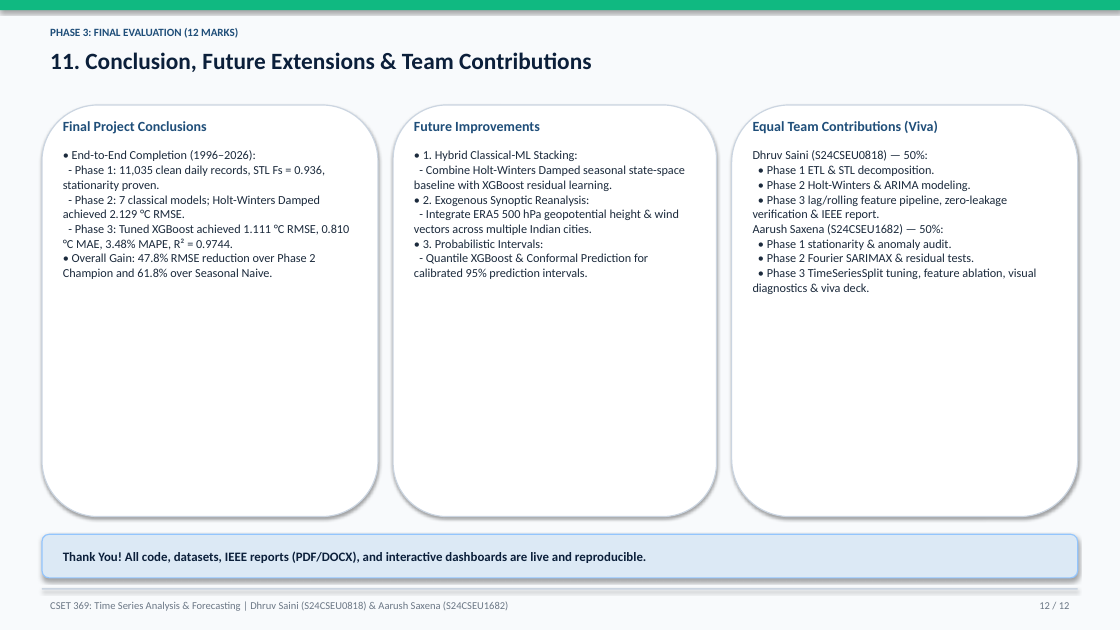
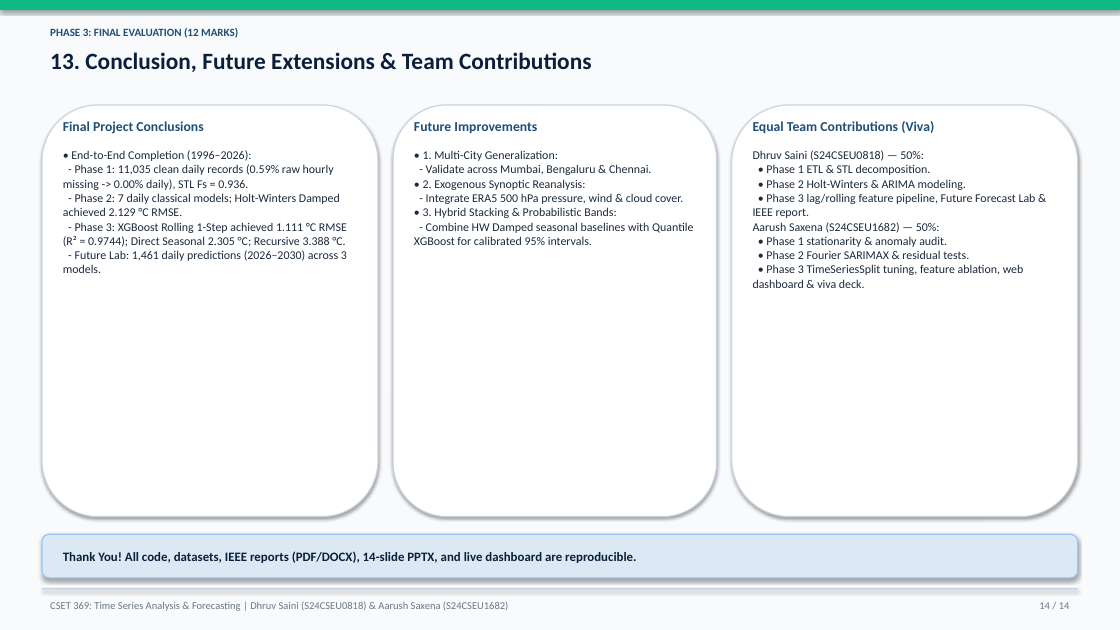
Before and after one commit to dhruvsaini-code/weather-forecasting, a slide deck: slide 14 of phase3_output/Phase3_Final_Presentation.pptx (slide 12 before the commit). Drawn at 1120x630 pixels with LibreOffice and Linux fonts; fonts in the diff are those of the drawing. Boxes give left, top, right and bottom in pixels: in the first picture for what was removed or moved away, otherwise in the second. Text is boxed around its words. In the diff, an @@ line names an element or a change of style, - is before the commit and + after.

Commit message:
docs(report-pptx): embed Future Forecast Lab charts and live dashboard screenshots into IEEE report (8 pages) and 14-slide PPTX

```diff
--- a/phase3_output/Phase3_Final_Presentation.pptx
+++ b/phase3_output/Phase3_Final_Presentation.pptx
@@ text at (x1=50, y1=52, x2=592, y2=72): text changed @@
-11. Conclusion, Future Extensions & Team Contributions
+13. Conclusion, Future Extensions & Team Contributions
@@ size 12 to 11.7 pt in 3 elements at (x1=63, y1=121, x2=203, y2=134), (x1=414, y1=122, x2=537, y2=133), (x1=753, y1=121, x2=934, y2=133) @@
@@ text at (x1=63, y1=164, x2=347, y2=273): text changed; size 10.5 to 10.2 pt @@
-- Phase 1: 11,035 clean daily records, STL Fs = 0.936, stationarity proven.
-- Phase 2: 7 classical models; Holt-Winters Damped achieved 2.129 °C RMSE.
-- Phase 3: Tuned XGBoost achieved 1.111 °C RMSE, 0.810 °C MAE, 3.48% MAPE, R² = 0.9744.
-• Overall Gain: 47.8% RMSE reduction over Phase 2 Champion and 61.8% over Seasonal Naive.
+- Phase 1: 11,035 clean daily records (0.59% raw hourly missing -> 0.00% daily), STL Fs = 0.936.
+- Phase 2: 7 daily classical models; Holt-Winters Damped achieved 2.129 °C RMSE.
+- Phase 3: XGBoost Rolling 1-Step achieved 1.111 °C RMSE (R² = 0.9744); Direct Seasonal 2.305 °C; Recursive 3.388 °C.
+- Future Lab: 1,461 daily predictions (2026–2030) across 3 models.
@@ text at (x1=71, y1=150, x2=252, y2=161): size 10.5 to 10.2 pt in "• End-to-End Completion (1996–2026):" @@
@@ text at (x1=423, y1=150, x2=651, y2=175): text changed; size 10.5 to 10.2 pt @@
-• 1. Hybrid Classical-ML Stacking:
-- Combine Holt-Winters Damped seasonal state-space baseline with XGBoost residual learning.
+• 1. Multi-City Generalization:
+- Validate across Mumbai, Bengaluru & Chennai.
@@ text at (x1=423, y1=179, x2=586, y2=190): size 10.5 to 10.2 pt in "• 2. Exogenous Synoptic Reanalysis:" @@
@@ text at (x1=753, y1=150, x2=969, y2=259): size 10.5 to 10.2 pt in "Dhruv Saini (S24CSEU0818) — 50%:", "• Phase 1 ETL & STL decomposition.", "• Phase 2 Holt-Winters & ARIMA modeling.", "Aarush Saxena (S24CSEU1682) — 50%:" and 2 more places @@
@@ text at (x1=414, y1=194, x2=693, y2=245): text changed; size 10.5 to 10.2 pt @@
-- Integrate ERA5 500 hPa geopotential height & wind vectors across multiple Indian cities.
-• 3. Probabilistic Intervals:
-- Quantile XGBoost & Conformal Prediction for calibrated 95% prediction intervals.
+- Integrate ERA5 500 hPa pressure, wind & cloud cover.
+• 3. Hybrid Stacking & Probabilistic Bands:
+- Combine HW Damped seasonal baselines with Quantile XGBoost for calibrated 95% intervals.
@@ text at (x1=753, y1=193, x2=1036, y2=218): text changed; size 10.5 to 10.2 pt @@
-• Phase 3 lag/rolling feature pipeline, zero-leakage verification & IEEE report.
+• Phase 3 lag/rolling feature pipeline, Future Forecast Lab & IEEE report.
@@ text at (x1=753, y1=264, x2=1024, y2=288): text changed; size 10.5 to 10.2 pt @@
-• Phase 3 TimeSeriesSplit tuning, feature ablation, visual diagnostics & viva deck.
+• Phase 3 TimeSeriesSplit tuning, feature ablation, web dashboard & viva deck.
@@ text at (x1=63, y1=551, x2=636, y2=563): text changed @@
-Thank You! All code, datasets, IEEE reports (PDF/DOCX), and interactive dashboards are live and reproducible.
+Thank You! All code, datasets, IEEE reports (PDF/DOCX), 14-slide PPTX, and live dashboard are reproducible.
@@ text at (x1=1039, y1=602, x2=1070, y2=609): text changed @@
-12 / 12
+14 / 14
```
Also in this commit, not shown: 10 other slides changed, 2 slides added, 5 other files.
